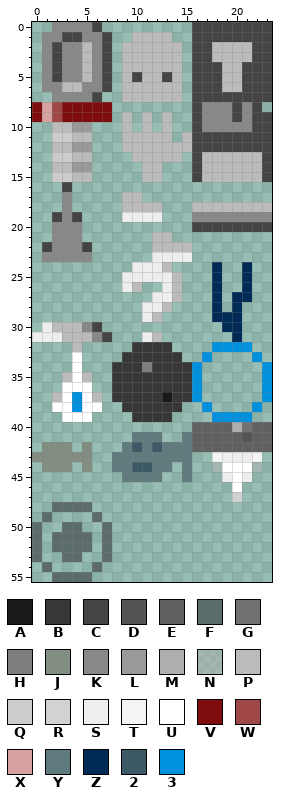
Edited in one commit: pixel-art sprite (assets/img/objects.png). That is the earlier state.
The file is 24x56 pixels. Pixels under 10% opacity are left out. Colours within 5 levels of each other are drawn and written as one.
Palette (. is transparent): A #1a1a1a  B #373737  C #444444  D #545454  E #616161  F #5c6b6b  G #717171  H #7e7e7e  J #828e82  K #888888  L #999999  M #aeaeae  N #b0b0b077  P #bbbbbb  Q #cccccc  R #d2d2d2  S #eeeeee  T #f4f4f4  U #ffffff  V #800d0d  W #a04747  X #d6a1a1  Y #607b7d  Z #002b56  2 #3c5966  3 #0091de
After the commit:
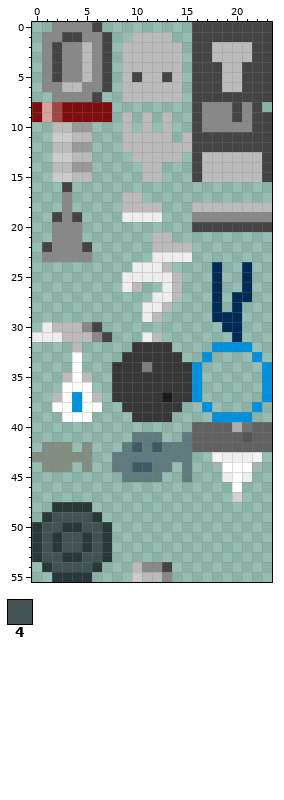
Colours new in this view: 4 #425252
Diff:
colour F: #5c6b6b -> #283838
y 49: x 2..5 .... -> 4444
y 50: x 1..2 .. -> 44; x 5..6 .. -> 44
y 51..52: x 1 . -> 4; x 3..4 FF -> 44; x 6 . -> 4
y 53: x 1..2 .. -> 44; x 5..6 .. -> 44
y 54: x 2..5 .... -> 4444; x 10..13 .... -> PKKC
y 55: x 10..13 .... -> QPPK
Where, in picture pixels (left, top, right, bottom), the same in both pictures:
changed: (32, 502, 172, 582)
